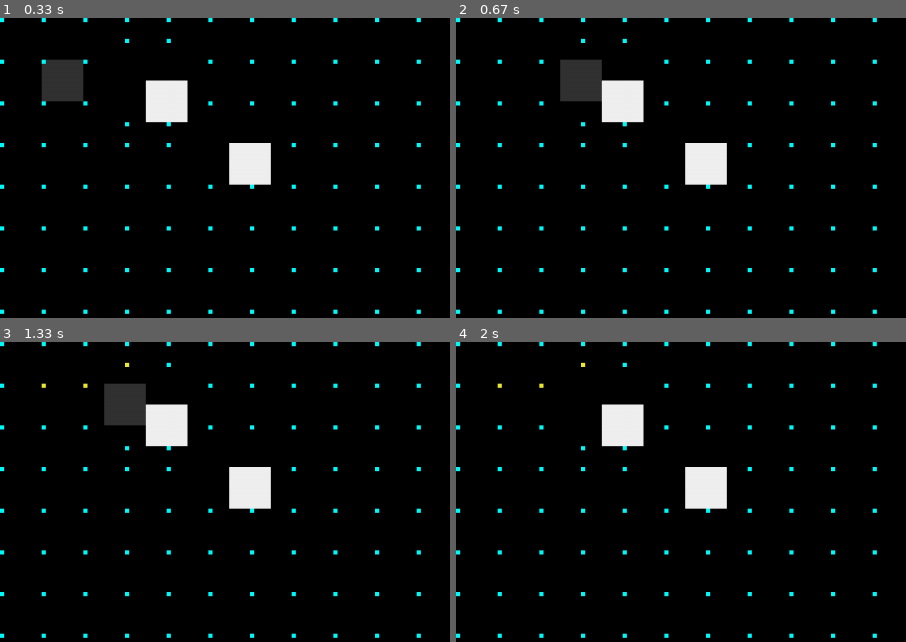
Above: before the commit, frames 1-4 (two rows, left to right).
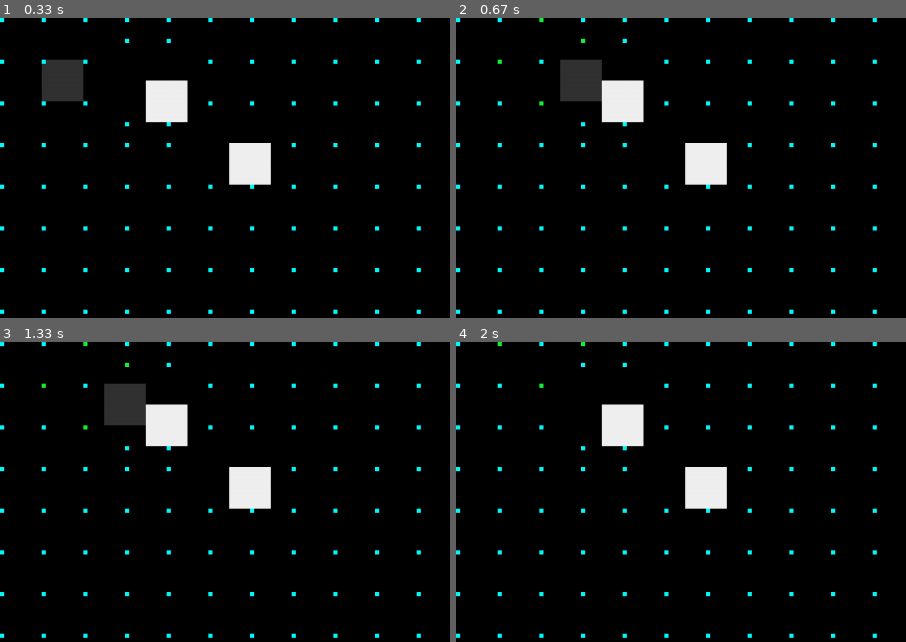
Above: after the commit, the same moments.

Repository: finnstamer/pygameInformatik
Game: pygame game, started from game.py
Two runs of this game, one before a commit and one after it. Both use one fixed random seed, a clock stepped at 60 frames per second and the inputs below.
Inputs:
- Up to frame 1 (0.33 s): no input
- Up to frame 2 (0.67 s): hold Shift from 0.33 s (still down); hold Right from 0.33 s (still down)
- Up to frame 3 (1.33 s): release Shift at 0.8 s; release Right at 0.8 s; tap Space at 0.83 s; hold Right from 1.17 s (still down); tap Shift at 1.23 s
- Up to frame 4 (2 s): tap Shift at 1.53, 1.73 s; release Right at 1.63 s; hold Up 1.67-1.97 s
The pictures show only the part of the screen within x 0-50%, y 0-50%; the shares and areas given below are measured in that part.

Frame 1 is identical in both runs. In frame 2, less than 0.1% of the frame differs, in the area x 9-29%, y 0-30%; in frame 3, less than 0.1%; in frame 4, less than 0.1%.

Commit message:
DynamicNodes; Actions

Diff:
--- a/base/core/Dependencies/Controls.py
+++ b/base/core/Dependencies/Controls.py
@@ -1,11 +1,11 @@
 import pygame
-from pygame.constants import K_ESCAPE, K_LEFT, K_RIGHT, K_SPACE, K_UP, K_DOWN
+from pygame.constants import K_ESCAPE, K_LEFT, K_LSHIFT, K_RIGHT, K_SPACE, K_UP, K_DOWN
 from base.core.Event.Event import Event
 
 from base.core.Event.Events import Events
 class Controls():
-    keys = {"left": False, "right": False, "up": False, "down": False, "space": False, "escape": False}
-    pressed = {"left": False, "right": False, "up": False, "down": False, "space": False, "escape": False}
+    keys = {"left": False, "right": False, "up": False, "down": False, "space": False, "escape": False, "lShift": False}
+    pressed = {"left": False, "right": False, "up": False, "down": False, "space": False, "escape": False, "lShift": False}
 
     def __init__(self) -> None:
         Events.subscribe(self, "game.dependency.tick")
@@ -36,6 +36,8 @@
             Controls.keys["space"] = True
         if pressed == K_ESCAPE:
             Controls.keys["escape"] = True
+        if pressed == K_LSHIFT:
+            Controls.keys["lShift"] = True
 
     @staticmethod
     def updateControlsReleased(released):
@@ -51,3 +53,5 @@
             Controls.keys["space"] = False
         if released == K_ESCAPE:
             Controls.keys["escape"] = False
+        if released == K_LSHIFT:
+            Controls.keys["lShift"] = False
--- /dev/null
+++ b/base/object/KI/Action.py
@@ -0,0 +1,29 @@
+import pygame
+from base.core.Event.Event import Event
+
+from base.object.GameObject import GameObject
+
+class Action():
+    def __init__(self, start=GameObject, end=GameObject) -> None:
+        self.startState: GameObject = start
+        self.endState: GameObject = end
+        self.state = 0 # 0: Stop; 1: Pending; 2: Finished
+
+    def start(self):
+        self.state = 1
+        return self
+
+    def stop(self):
+        self.state = 0
+
+    # When run returns a false value
+    def run(self) -> bool:
+        raise NotImplementedError(f"Run method in {self.__class__.__name__} is missing.")
+
+    def receiveEvent(self, event: Event):
+        if event.name == "game.tick" and self.state == 1:
+            self.run()
+            self.state == 2 if self.isFinished() else 1
+
+    def isFinished(self) -> bool:
+        raise NotImplementedError(f"isFinished method in {self.__class__.__name__} is missing.")
--- /dev/null
+++ b/base/object/KI/Action/MovementAction.py
@@ -0,0 +1,16 @@
+from base.object.KI.Action import Action
+from base.object.MovableObject import MovableObject
+
+
+class MovementAction(Action):
+    def __init__(self, start=MovableObject, end=MovableObject) -> None:
+        super().__init__(start=start, end=end)
+
+    def run(self):
+        xDiff = abs(self.startState.pos.x) - abs(self.endState.pos.x)
+        yDiff = abs(self.endState.pos.y) - abs(self.endState.pos.y)
+        xMovement = xDiff > yDiff
+        self.startState.moveBySteps(xDiff if xMovement else yDiff, xMovement)
+
+    def isFinished(self) -> bool:
+        return self.startState.pos == self.endState.pos
--- a/base/object/KI/PathFinder.py
+++ b/base/object/KI/PathFinder.py
@@ -44,22 +44,24 @@
     # TODO
     # Dynamische Nodes passen sich im Gegensatz zu statischen an ihre Umgebung an. Also berücksichtigen solide NPOs
     # Berechnet Nodes danach, ob zwischen der vorherigen Position und der "estimated Position" der jetzigen Iteration kein solides Objektes liegt
-    def generateDynamicNodes(obj: GameObject):
+
+    def generateDynamicNodes(obj: GameObject, mod=1):
         if Game.level is None:
             raise DependencyException(PathFinder)
 
         nodes: List[Node] = []
-        sx = ceil(screenRes[0] / obj.width)
-        sy = ceil(screenRes[1] / obj.height)
+        sx = ceil(screenRes[0] / obj.width * mod)
+        sy = ceil(screenRes[1] / obj.height * mod)
 
         solidObjects = list(filter(lambda x: x is not obj, Game.level.allSolidObjects()))
-        skipped: Dict[int, int] = {}
+        skipped = []
         for x in range(sx):
-            pos = pygame.Vector2(x * obj.width, 0)
-            skipped[x] = 0
+            pos = pygame.Vector2(x * obj.width / mod, 0)
+            skipped.append([])
             for y in range(sy):
+                skipped[x].append(skipped[x][y - 1] if y > 0 else 0)
                 # Estimated Node Position
-                estPos = pygame.Vector2(x * obj.width, y * obj.height)
+                estPos = pygame.Vector2(x * obj.width / mod, y * obj.height / mod)
 
                 # Von vorheriger Node zur estPos
                 furthestDown = Movement.furthestMove(obj, estPos, solidObjects, pos)
@@ -71,16 +73,24 @@
                 else:
                     downNode = Node(furthestDown)
                     if y != 0:
+                        if nodes[-1].pos == downNode.pos:
+                            # Um später von rechts nach links nachvollziehen zu können, ob Nodes geskipped worden, und ab welchen y-Value wird das in skipped festgehalten.
+                            skipped[x][y] += 1
+                            pos = estPos
+                            continue
                         nodes[-1].down = downNode
                         downNode.higher = nodes[-1]
                     if x != 0:
-                        nodes[-sy].right = downNode
-                        downNode.left = nodes[-sy]
+                        # Die Anzahl der geskippten Nodes der gesamten letzen Col  -  die Nodes in der letzten Col, die noch vorher geskippt worden   +    die geskippten der aktuellen Col
+                        skippedFromLastCol = skipped[x - 1][-1] - skipped[x - 1][y] + skipped[x][y]
+                        nodes[-sy + skippedFromLastCol].right = downNode
+                        downNode.left = nodes[-sy + skippedFromLastCol] # Problem: Skipped Values of the last col are only correct if the skip is in the the section of nodes to the left side
                     pos = estPos
 
                 nodes.append(downNode)
-                continue
         return nodes
+
+    # TODO Add "diagonal Node block" => Add nodes in a triangle "block" to allow diagonal movement in a collision checked space
 
     @staticmethod
     def find(start: Node, dest: Node, depth: int=5) -> List[Node]:
--- a/base/object/MovableObject.py
+++ b/base/object/MovableObject.py
@@ -9,12 +9,13 @@
     def __init__(self) -> None:
         super().__init__()
         self.speed = 1
+        self.allowMovement = True
 
 
     # Bewegt das Objekt direkt zu einer Position, wenn es dort nicht blockiert wird.
     def move(self, pos: pygame.Vector2):
         # if Game.level.allowMove(self, pos):
-        if Movement.allowPosition(self, pos, Game.level.allSolidObjects()):
+        if self.allowMovement and Movement.allowPosition(self, pos, Game.level.allSolidObjects()):
             self.updatePos(pos)
 
     # Bewegt das Objekt bis zu den weitesten Step, der das Objekt mit keinem anderen solidem Objekt kollidieren lässt.
--- a/base/player/Player.py
+++ b/base/player/Player.py
@@ -30,7 +30,7 @@
 
     def receiveEvent(self, event: Event):
         if event.name == "game.start":
-            nodes = PathFinder.generateDynamicNodes(self)
+            nodes = PathFinder.generateDynamicNodes(self, 1)
 
             objNodes = []
             for i in range(len(nodes)):
@@ -58,8 +58,8 @@
             self.control(keys)
 
             nodes = Game.level.getGroup("nodes")
-            nearest = nodes.nearest(self.cRect.center)
-            node = Game.notes[nearest.id]
+            nearest = nodes.nearest(self.pos)
+            node: Node = Game.notes[nearest.id]
             if keys["space"]:
                 Game.level.getGroup("nodes").applyOnEach(self.default)
                 # Events.dispatch("game.level.switch", 2 if Game.level.id != 2 else 1)
@@ -68,6 +68,17 @@
                     path = paths[0]
                     for n in path:
                         Game.level.getObject(n.id).color = (235, 232, 52)
+            if keys["lShift"]:
+                Game.level.getGroup("nodes").applyOnEach(self.default)
+                neighbors = list(node.neighborsToList().values())
+                print("---------------------------")
+                print(neighbors)
+                for n in neighbors:
+                    if n is None:
+                        continue
+                    Game.level.getObject(n.id).color = (19, 242, 53)
+
+
             if keys["escape"]:
                 Events.dispatch("game.stop")
 
